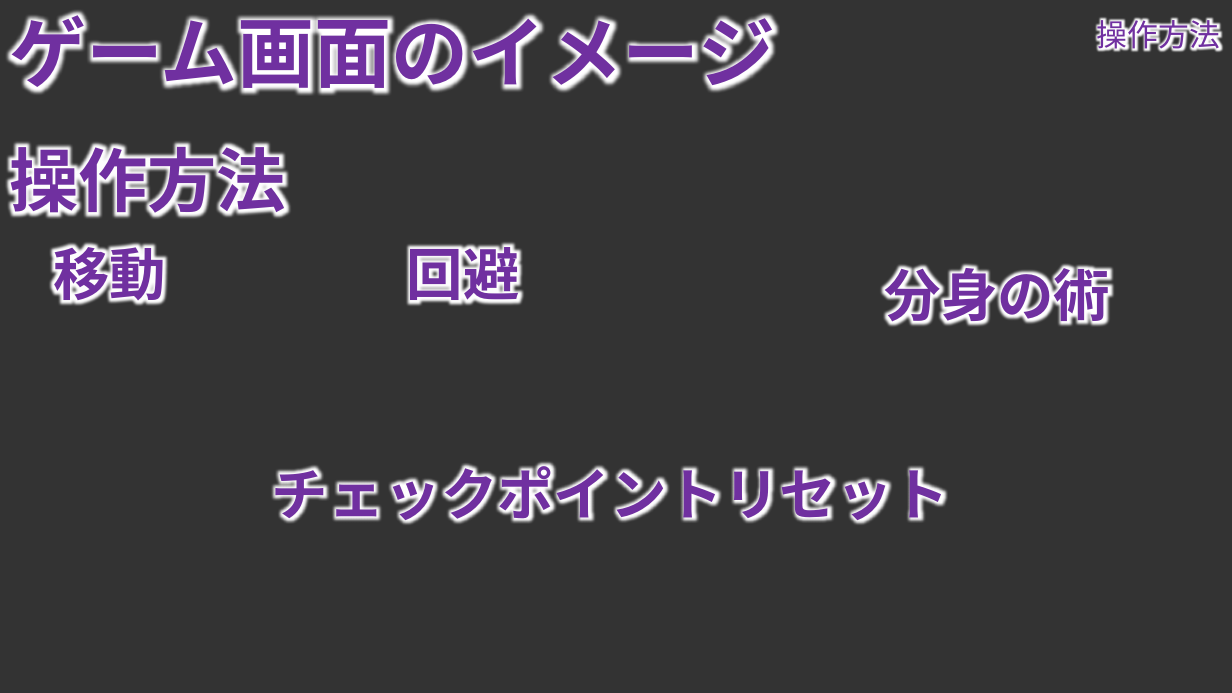
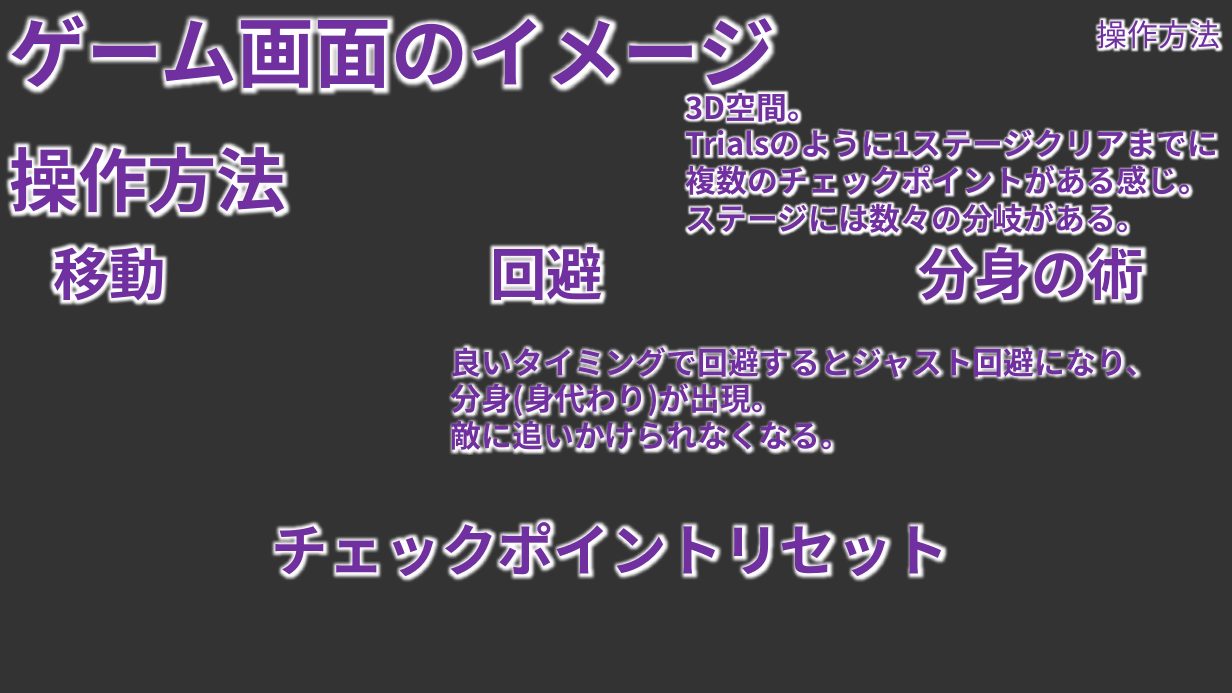
Before and after one commit to TomoyaKanazaki/TeamNinja, a slide deck: slide 8 of 98_plan/00_pptx/100_mainplan.pptx (slide 7 before the commit). Drawn at 1232x693 pixels with LibreOffice and Linux fonts; fonts in the diff are those of the drawing; background and template pictures are left out. Boxes give left, top, right and bottom in pixels: in the first picture for what was removed or moved away, otherwise in the second. Text is boxed around its words. In the diff, an @@ line names an element or a change of style, - is before the commit and + after.

```diff
--- a/98_plan/00_pptx/100_mainplan.pptx
+++ b/98_plan/00_pptx/100_mainplan.pptx
@@ text added at <box>686,87,819,127</box>, 24 pt, text #7030A0, bold @@
+3D空間。
@@ text added at <box>686,161,1210,201</box>, 24 pt, text #7030A0, bold @@
+Trialsのように1ステージクリアまでに複数のチェックポイントがある感じ。
@@ text added at <box>686,199,1147,239</box>, 24 pt, text #7030A0, bold @@
+ステージには数々の分岐がある。
@@ text "回避": place and size @@
-text "回避" at <box>407,238,520,310</box>
+text "回避" at <box>490,238,603,310</box>
@@ text "分身の術": place and size @@
-text "分身の術" at <box>885,259,1111,331</box>
+text "分身の術" at <box>918,238,1144,310</box>
@@ text added at <box>451,342,1157,456</box>, 24 pt, text #7030A0, bold @@
+良いタイミングで回避するとジャスト回避になり、分身(身代わり)が出現。
+敵に追いかけられなくなる。
@@ text "チェックポイントリセット": place and size @@
-text "チェックポイントリセット" at <box>272,462,950,524</box>
+text "チェックポイントリセット" at <box>272,518,950,581</box>
```
Also in this commit, not shown: 6 other slides changed, 3 slides added, 20 other files.
